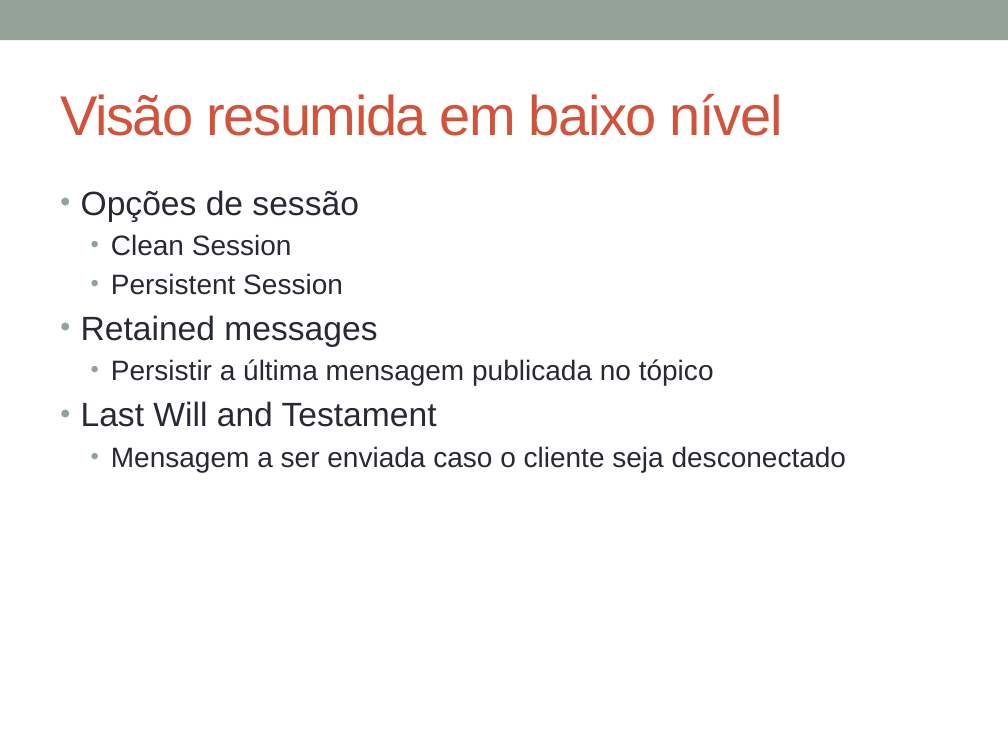
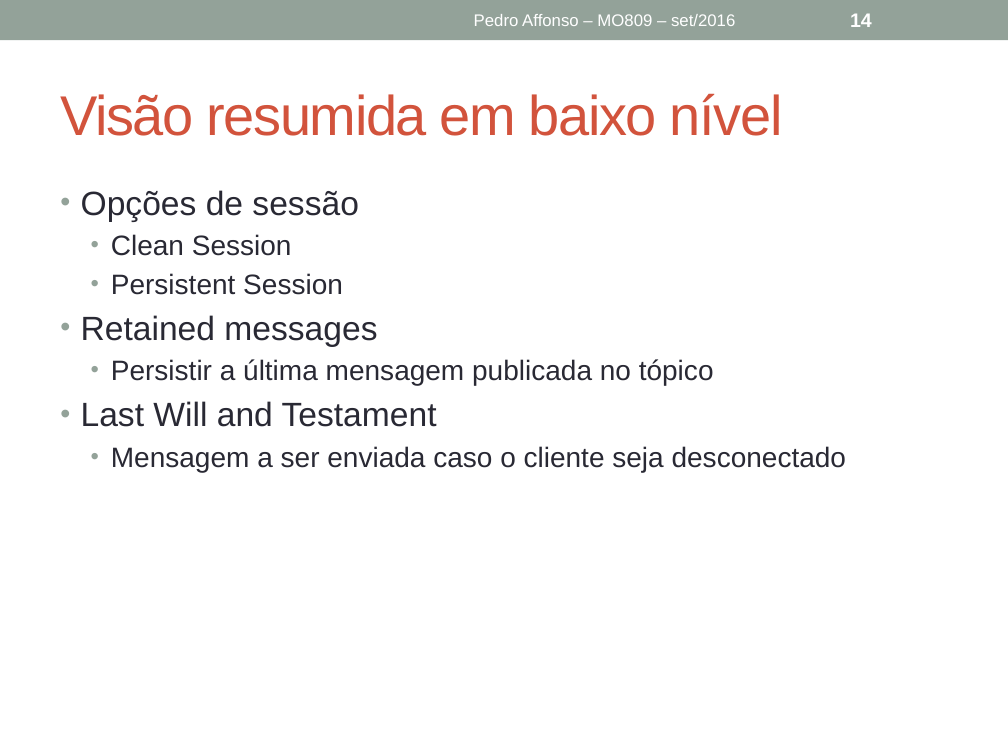
Before and after one commit to phaffonso/mo809-pedro, a slide deck: slide 14 of Protocolo mqtt.pptx (slide 13 before the commit). Drawn at 1008x756 pixels with LibreOffice and Linux fonts; fonts in the diff are those of the drawing. Boxes give left, top, right and bottom in pixels: in the first picture for what was removed or moved away, otherwise in the second. Text is boxed around its words. In the diff, an @@ line names an element or a change of style, - is before the commit and + after.

```diff
--- a/Protocolo mqtt.pptx
+++ b/Protocolo mqtt.pptx
@@ text added at (474, 14, 735, 26), 12 pt, text #FFFFFF @@
+Pedro Affonso – MO809 – set/2016
@@ page number added at (850, 13, 872, 27), 14 pt, text #FFFFFF, bold @@
+14
```
Also in this commit, not shown: 18 other slides changed, 2 slides added, 1 slide removed, 1 other file.
